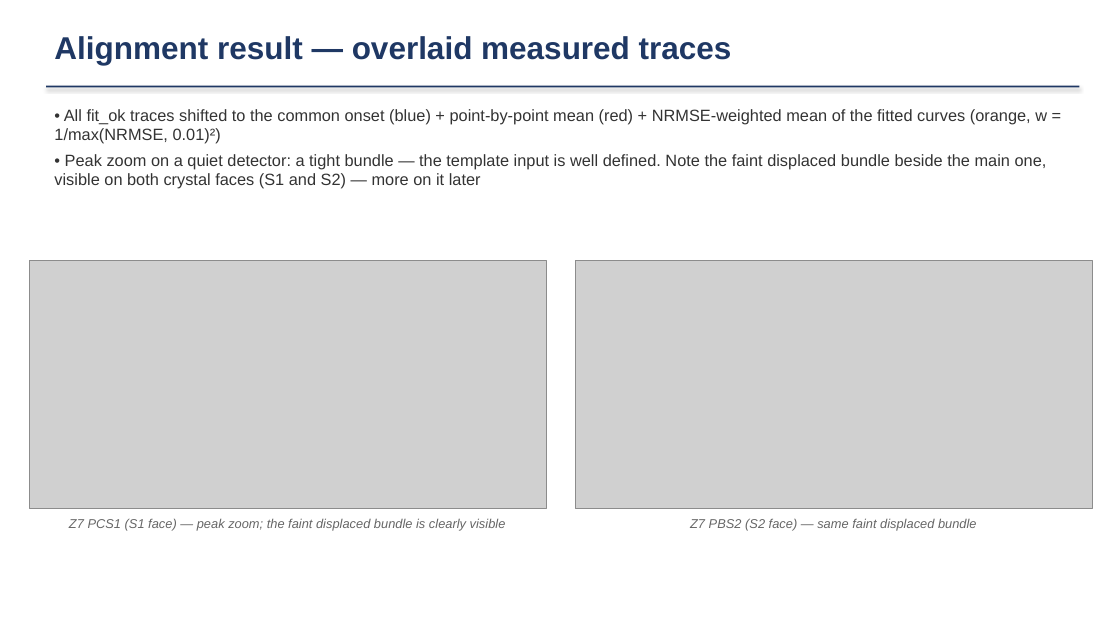
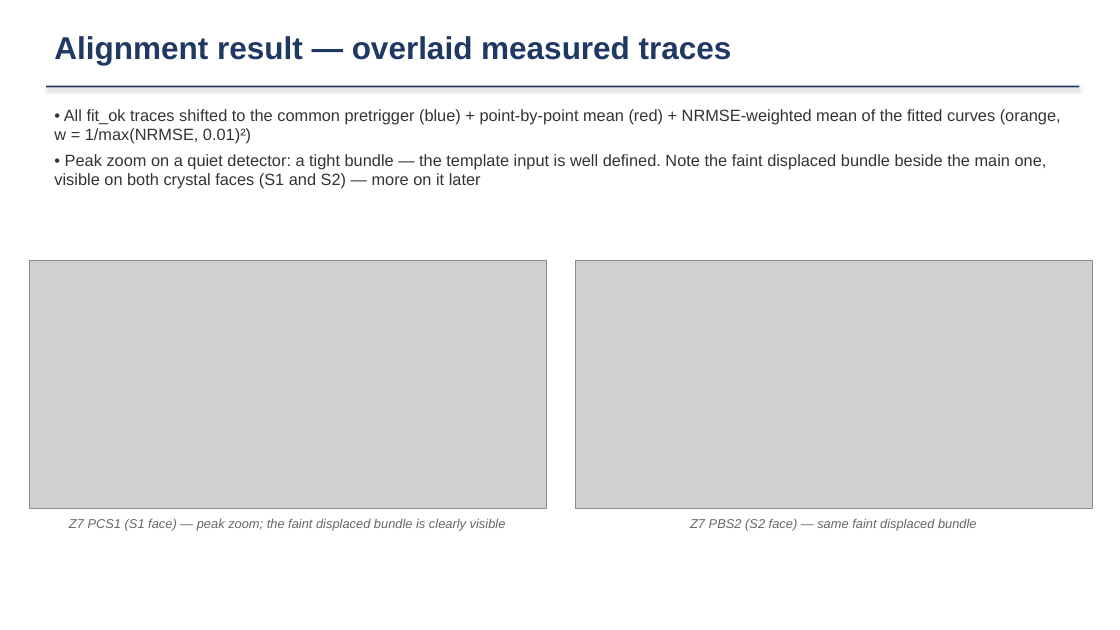
Before and after one commit to ZhihengLi0/urop, a slide deck: slide 5 of snolab/presentation/SNOLAB_R4_pulse_templates_20260715.pptx. Drawn at 1120x630 pixels with LibreOffice and Linux fonts; fonts in the diff are those of the drawing; grey boxes stand for pictures. Boxes give left, top, right and bottom in pixels: in the first picture for what was removed or moved away, otherwise in the second. Text is boxed around its words. In the diff, an @@ line names an element or a change of style, - is before the commit and + after.

```diff
--- a/snolab/presentation/SNOLAB_R4_pulse_templates_20260715.pptx
+++ b/snolab/presentation/SNOLAB_R4_pulse_templates_20260715.pptx
@@ text at [54,109,1061,144]: text changed @@
-• All fit_ok traces shifted to the common onset (blue) + point-by-point mean (red) + NRMSE-weighted mean of the fitted curves (orange, w = 1/max(NRMSE, 0.01)²)
+• All fit_ok traces shifted to the common pretrigger (blue) + point-by-point mean (red) + NRMSE-weighted mean of the fitted curves (orange, w = 1/max(NRMSE, 0.01)²)
```
Also in this commit, not shown: 4 other slides changed, 7 other files.
